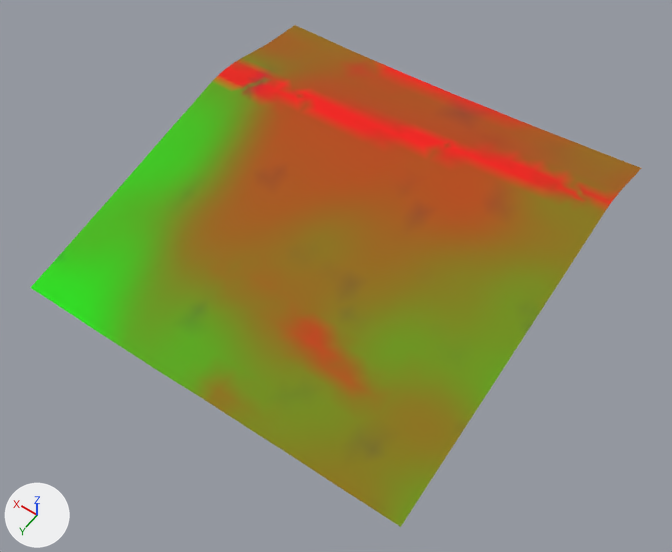
The glTF model games/yorimichi/assets/belmonte/meshes/SM_BM_BT_Terrain_4_0.glb as it was, and as the next commit left it.
Before and after are seen from a 50 mm lens placed at (-80.0, -180.0, 420.0), pointed at (114.0, -451.0, -6.0). Every picture has the same lights, and +X, +Y and +Z are marked at lower left. The older version comes first.

In view in the first picture: 'SM_BM_BT_Terrain_4_0'.
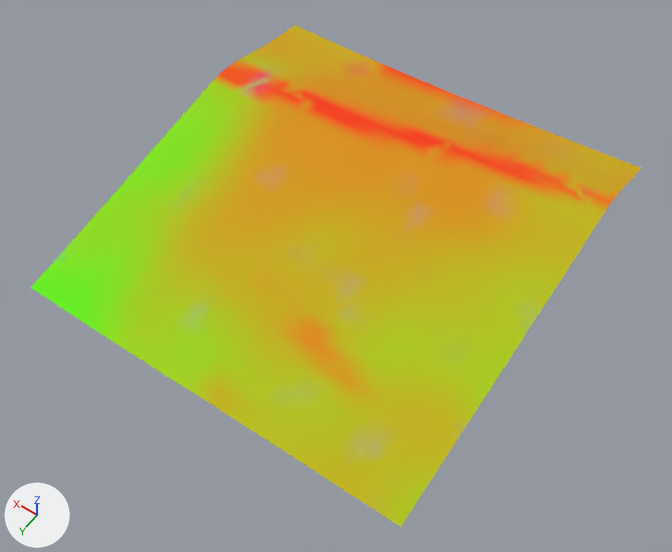
The change, as a diff of the scene's bpy script:
```diff
--- a/games/yorimichi/assets/belmonte/meshes/SM_BM_BT_Terrain_4_0.glb.py
+++ b/games/yorimichi/assets/belmonte/meshes/SM_BM_BT_Terrain_4_0.glb.py
@@ me_sm_bt_terrain_4_0 @@
 me_sm_bt_terrain_4_0.from_pydata(...)  # 997 vertices, 1886 faces; spans x 0.0..256.0, y -600.0..-344.0, z -11.0..39.0
 # used by ob_sm_bm_bt_terrain_4_0; location = (0.0, 0.0, 0.0)
+# me_sm_bt_terrain_4_0 part 1: 419 faces centred in x 2.0..253.0, y -555.0..-347.0, z -6.0..38.0 are repainted in the vertex colours; the middle colour goes from yellow #897500 to yellow #c2b400
+# me_sm_bt_terrain_4_0 part 2: 273 faces centred in x 138.0..253.0, y -510.0..-347.0, z -10.0..26.0 are repainted in the vertex colours; the middle colour goes from green #46b900 to green #8fdd00
+# me_sm_bt_terrain_4_0 part 3: 370 faces centred in x 2.0..253.0, y -595.0..-390.0, z 3.0..39.0 are repainted in the vertex colours; the middle colour goes from brown #9e6100 to yellow #cea600
+# me_sm_bt_terrain_4_0 part 4: 488 faces centred in x 2.0..253.0, y -595.0..-395.0, z 4.0..39.0 are repainted in the vertex colours; the middle colour goes from orange #b74800 to orange #dc9100
+# me_sm_bt_terrain_4_0 part 5: 336 faces centred in x 2.0..237.0, y -515.0..-347.0, z -7.0..27.0 are repainted in the vertex colours; the middle colour goes from green #728c00 to yellow #b2c400
 me_sm_bt_terrain_4_0.materials.append(mat_bm_000_m_terrain_028)
```

Location of each change, (x1, y1, x2, y2) in pixels of the pictures (672 x 552 px):
part 1 of me_sm_bt_terrain_4_0, recoloured (lighter)
    both: (173, 53, 604, 518)
part 2 of me_sm_bt_terrain_4_0, recoloured (lighter)
    both: (31, 82, 235, 388)
part 3 of me_sm_bt_terrain_4_0, recoloured (brown to yellow)
    both: (200, 25, 641, 400)
part 4 of me_sm_bt_terrain_4_0, recoloured (lighter)
    both: (219, 59, 622, 367)
part 5 of me_sm_bt_terrain_4_0, recoloured (green to yellow)
    both: (139, 90, 560, 527)
